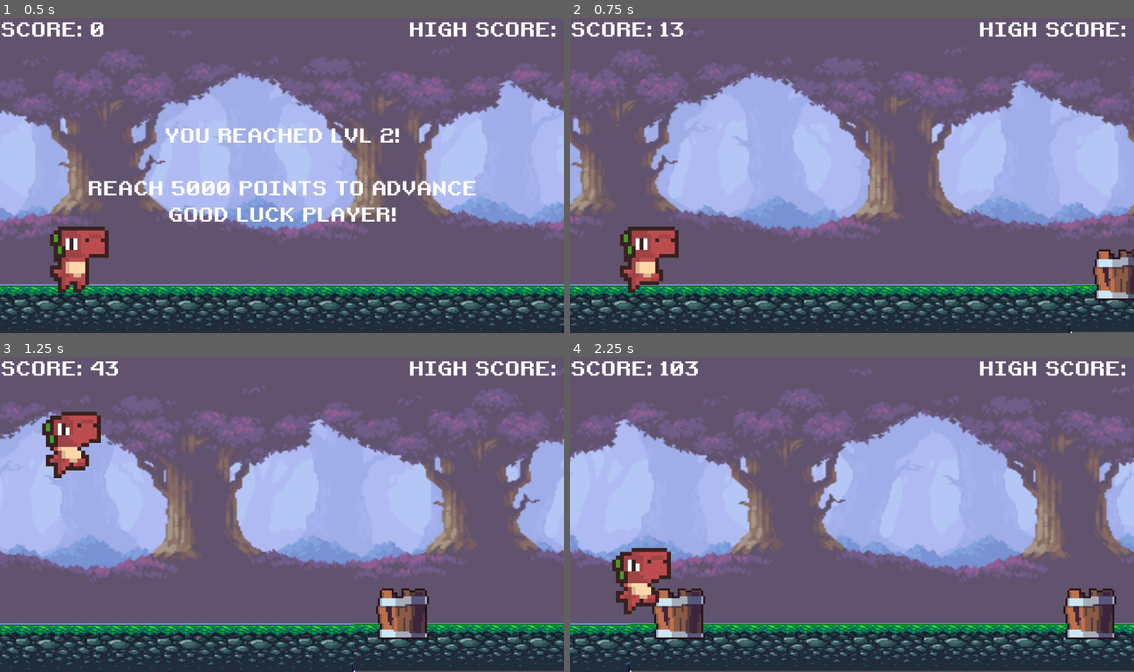
Above: before the commit, frames 1-4 (two rows, left to right).
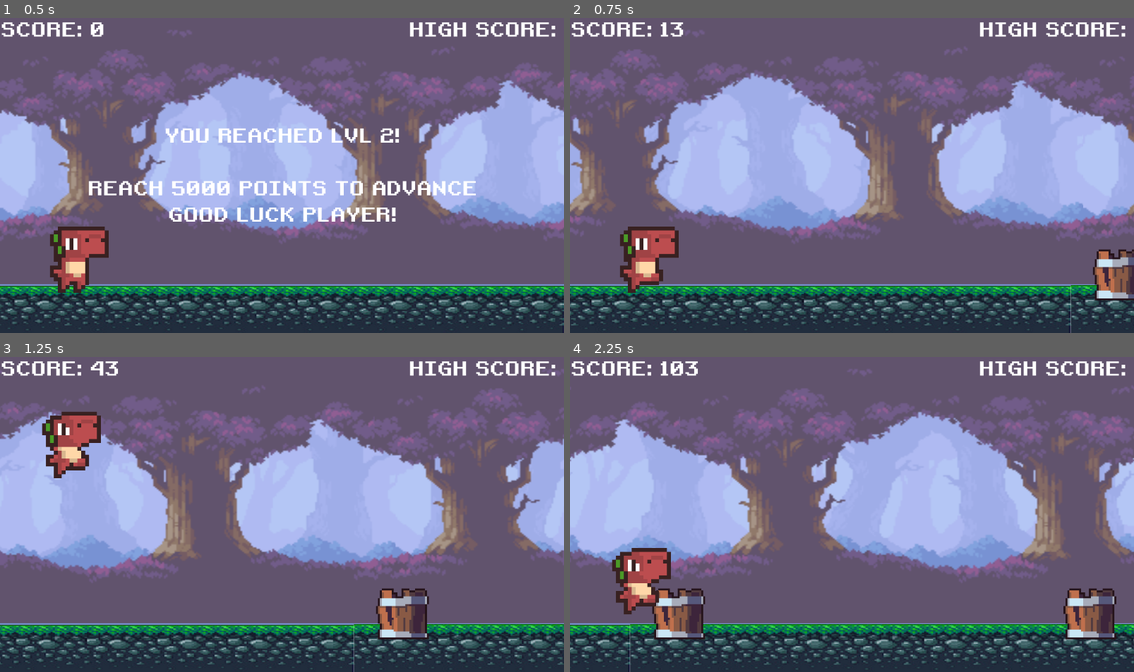
Above: after the commit, the same moments.

Repository: teachermanjeff/redplatformer2025
Game: Godot game, scene res://scenes/lvl2.tscn
The game is run twice, just before and just after one commit, with the same random seed, the same clock (stepped at 60 frames per second) and the same inputs. This scene is started directly instead of the project's main scene.
Inputs:
- Up to frame 1 (0.5 s): no input
- Up to frame 2 (0.75 s): tap Enter (ui_accept) at 0.5 s
- Up to frame 3 (1.25 s): tap Space (jump) at 0.77 s
- Up to frame 4 (2.25 s): tap Space (jump) at 1.52 s; hold Down (ui_down) from 2.03 s (still down)

Frame 1 is identical in both runs. In frame 2, 0.4% of the frame differs, in the area x 88-100%, y 84-100%; in frame 3, 1.6%; in frame 4, 3.8%, in the area x 10-100%, y 84-100%.

Commit message:
fix the ground on lvl2

Diff:
--- a/scenes/lvl2.tscn
+++ b/scenes/lvl2.tscn
@@ -55,12 +55,12 @@
 shape = SubResource("RectangleShape2D_te2nw")
 
 [node name="CollisionShape2D3" type="CollisionShape2D" parent="Ground"]
-position = Vector2(1143, 599.5)
+position = Vector2(1152, 603)
 shape = SubResource("RectangleShape2D_te2nw")
 
 [node name="Sprite2D2" type="Sprite2D" parent="Ground"]
-position = Vector2(1723, 598)
-scale = Vector2(2.60251, 1.31944)
+position = Vector2(1723.63, 601.75)
+scale = Vector2(2.59966, 1.42361)
 texture = ExtResource("7_c8sub")
 
 [node name="Dino" parent="." instance=ExtResource("4_hnnuc")]
